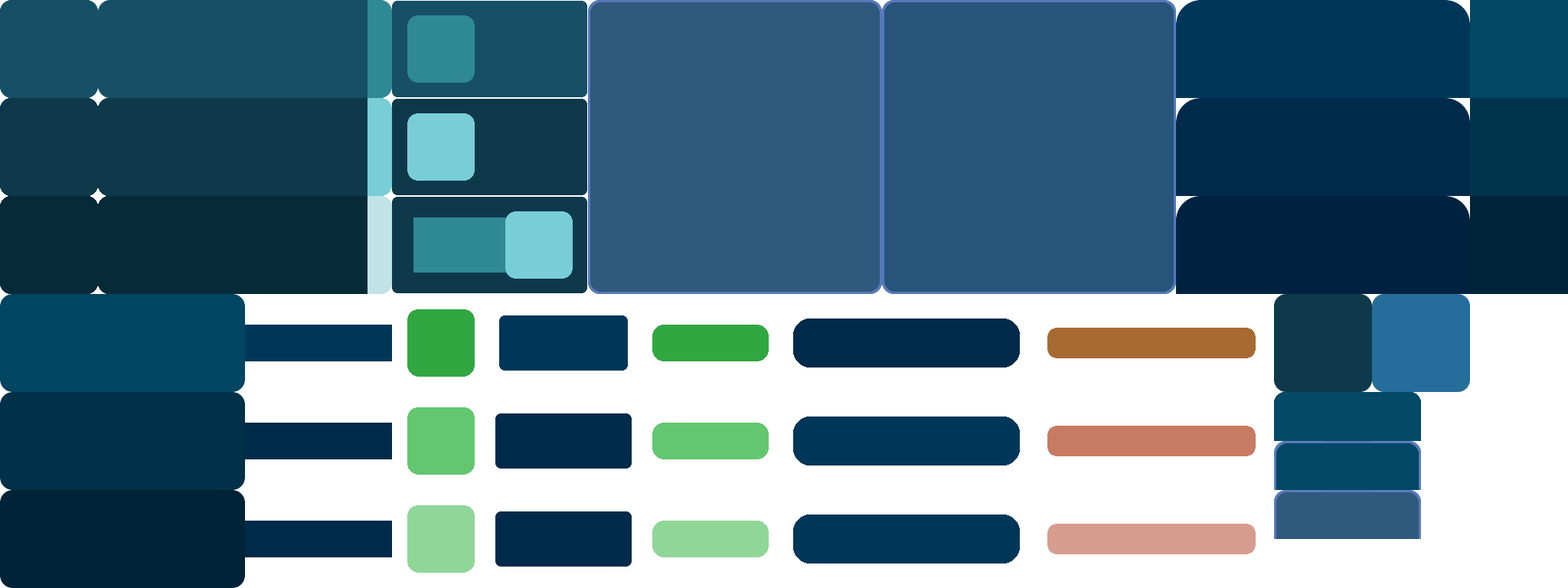
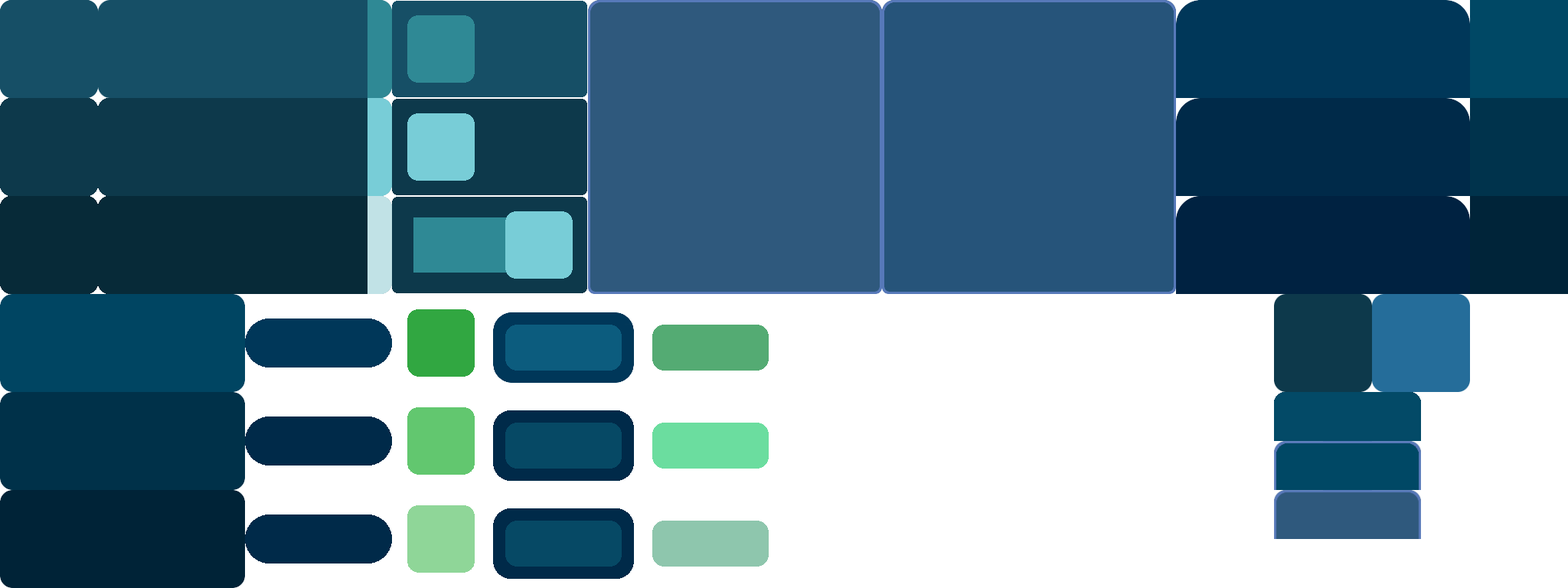
Revision of a layered 1568px x 588px image; what changed, layer by layer:
painted on "panel_neutral #1" over (588, 282, 882, 294)
painted on "panel_hobered" over (882, 283, 1176, 294)
removed group "slider" (3 layers) from group "scroll" over (245, 324, 392, 558)
removed layer "slider_neutral" from group "slider" over (245, 324, 392, 362)
removed layer "slider_hovered" from group "slider" over (245, 422, 392, 460)
moved "slider_active" into group "scroll", painted on it over (245, 318, 392, 564)
added layer "Copie de scroller bar" in group "scroll" over (505, 324, 622, 567)
renamed "sb_active #1" to "scroller bar", painted on it over (493, 312, 769, 579)
removed group "scroller" (5 layers) from group "scroll" over (495, 315, 632, 567)
removed layer "Calque Copié" from group "scroller" over (584, 315, 628, 371)
removed layer "Calque Copié #1" from group "scroller" over (499, 315, 543, 371)
removed layer "scroller_neutral" from group "scroller" over (539, 324, 588, 371)
removed layer "scroller_hovered" from group "scroller" over (495, 413, 632, 469)
removed layer "scroller_active" from group "scroller" over (495, 511, 632, 567)
removed group "progress_bar" (3 layers) from group "scroll" over (793, 318, 1020, 564)
removed layer "pb_active #1" from group "progress_bar" over (793, 514, 1020, 564)
removed layer "pb_hovered #1" from group "progress_bar" over (793, 416, 1020, 466)
removed layer "pb_neutral #1" from group "progress_bar" over (793, 318, 1020, 368)
removed layer "pb_neutral" from group "scroll" over (1047, 327, 1256, 555)
